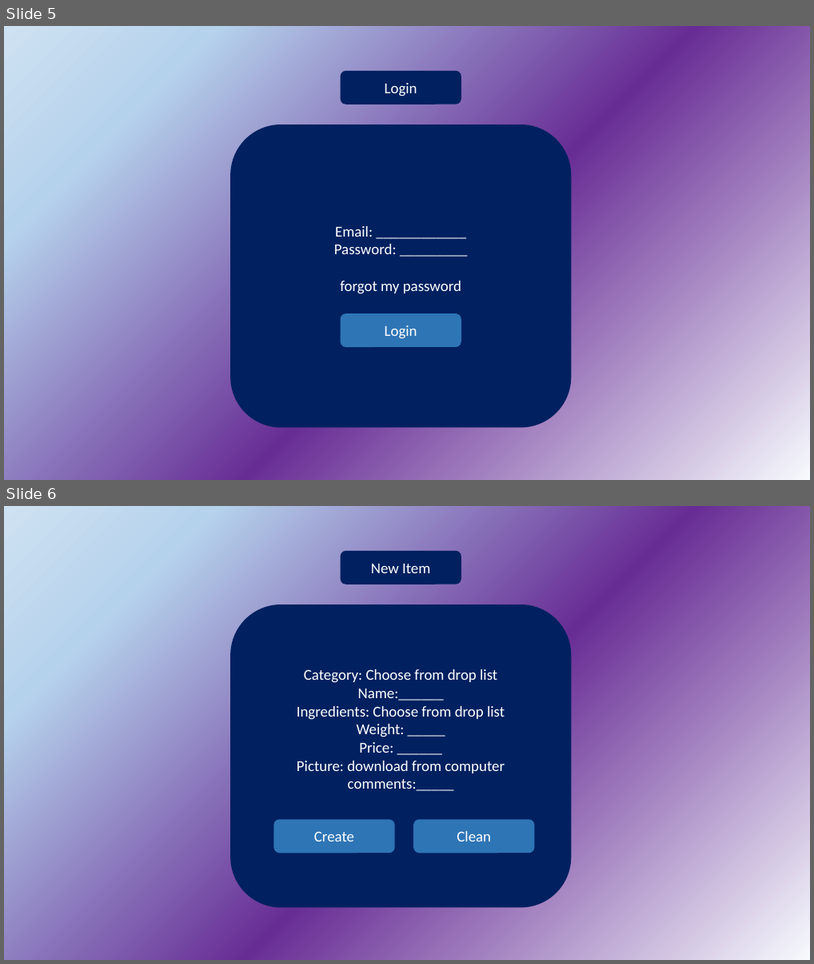
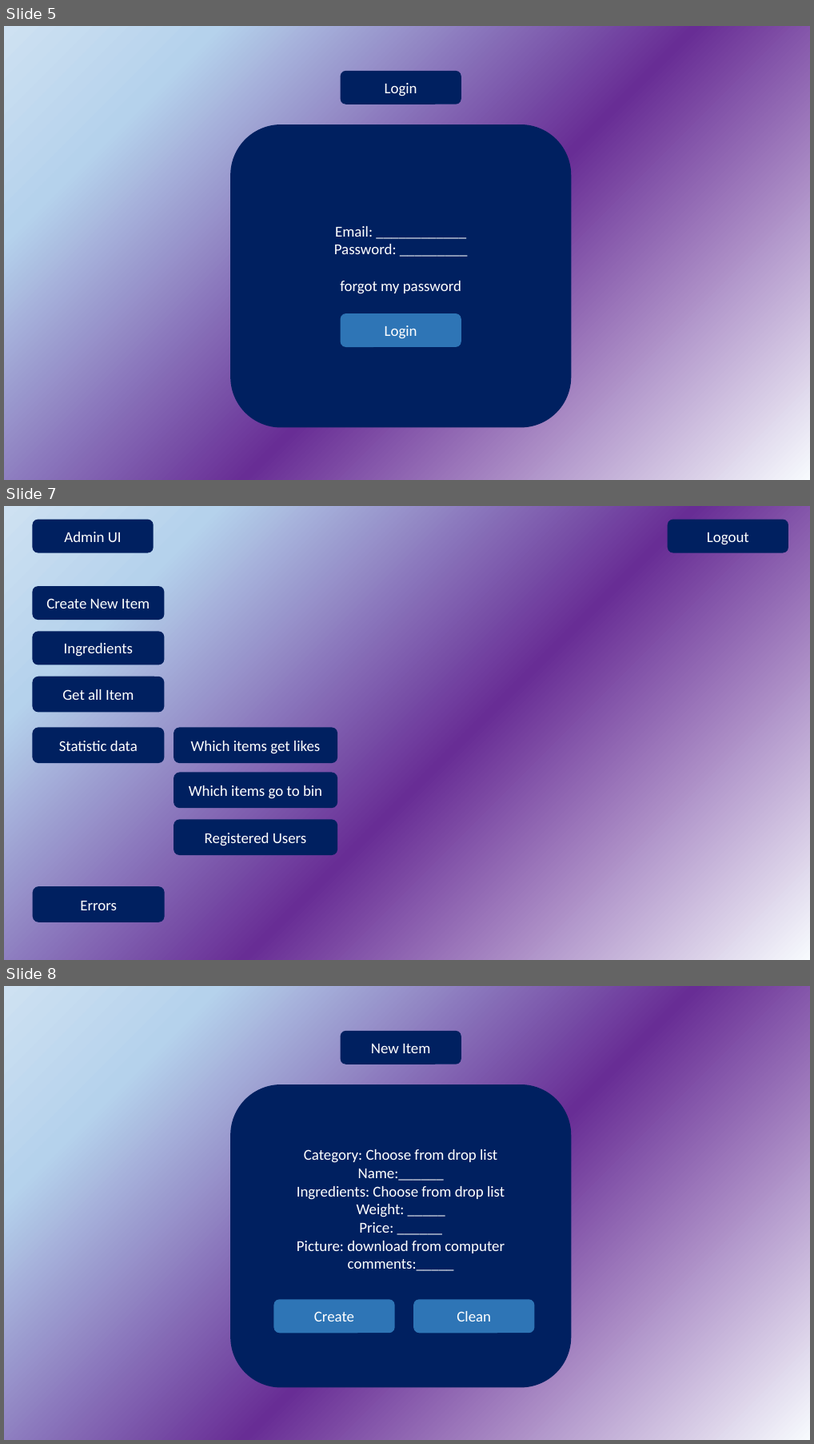
Before and after one commit to EvgeniyaItkina/FinalProject, a slide deck: Presentation project Tea.pptx. Shown one above the other, each under a label of ours: slides 5 and 6 before the commit, slides 5, 7 and 8 after it; the slides between them are not shown. The pictures are 814x964 and 814x1444 pixels, drawn with LibreOffice and Linux fonts; fonts in the diff are those of the drawing. Boxes give left, top, right and bottom in pixels: in the first picture for what was removed or moved away, otherwise in the second. Text is boxed around its words. In the diff, an @@ line names an element or a change of style, - is before the commit and + after.

```diff
--- a/Presentation project Tea.pptx
+++ b/Presentation project Tea.pptx
@@ slide 7 added at <box>4,506,810,960</box>, background gradient #F7FAFD to #682D95 to #B5D2EC to #CEE1F2 @@
@@ rounded rectangle added at <box>33,520,154,553</box>, fill #002060, 18 pt, text #FFFFFF @@
+Admin UI
@@ rounded rectangle added at <box>668,520,790,553</box>, fill #002060, 18 pt, text #FFFFFF @@
+Logout
@@ rounded rectangle added at <box>33,586,164,620</box>, fill #002060, 18 pt, text #FFFFFF @@
+Create New Item
@@ rounded rectangle added at <box>33,632,164,665</box>, fill #002060, 18 pt, text #FFFFFF @@
+Ingredients
@@ rounded rectangle added at <box>33,676,164,712</box>, fill #002060, 18 pt, text #FFFFFF @@
+Get all Item
@@ rounded rectangle added at <box>33,728,164,763</box>, fill #002060, 18 pt, text #FFFFFF @@
+Statistic data
@@ rounded rectangle added at <box>174,728,338,763</box>, fill #002060, 18 pt, text #FFFFFF @@
+Which items get likes
@@ rounded rectangle added at <box>174,772,338,808</box>, fill #002060, 18 pt, text #FFFFFF @@
+Which items go to bin
@@ rounded rectangle added at <box>174,820,338,855</box>, fill #002060, 18 pt, text #FFFFFF @@
+Registered Users
@@ rounded rectangle added at <box>33,886,164,922</box>, fill #002060, 18 pt, text #FFFFFF @@
+Errors
@@ what was slide 6 is now slide 8 @@
```
Also in this commit, not shown: 1 other slide added, 15 other files.
